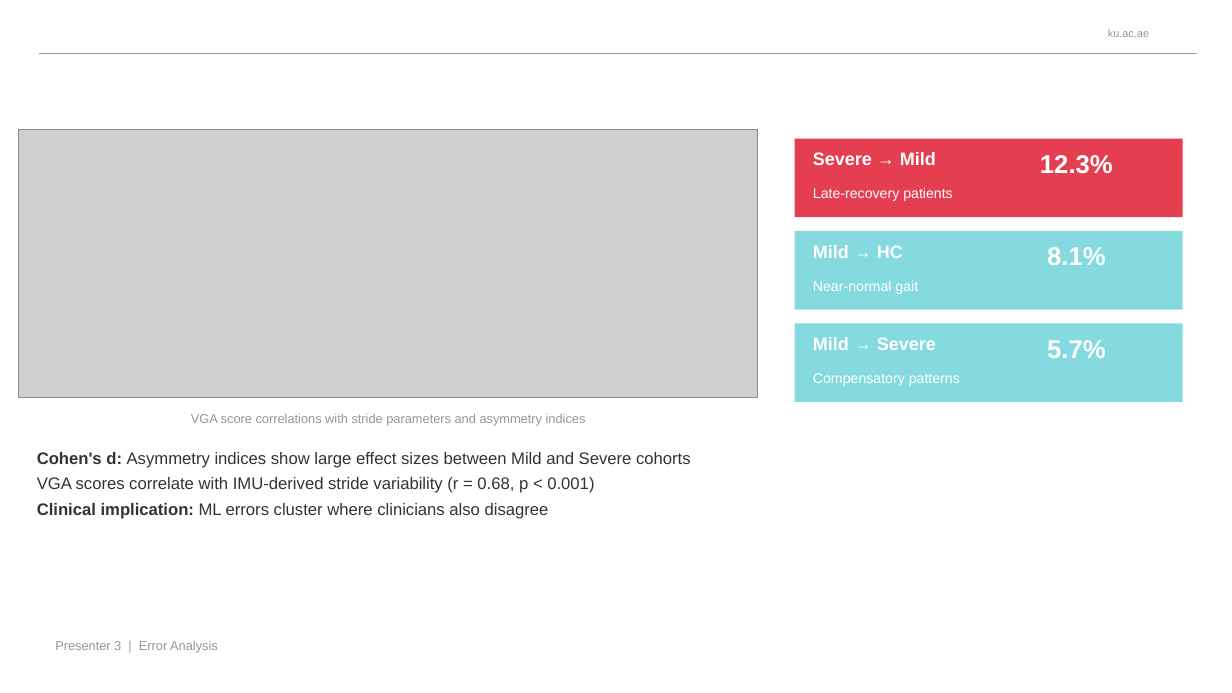
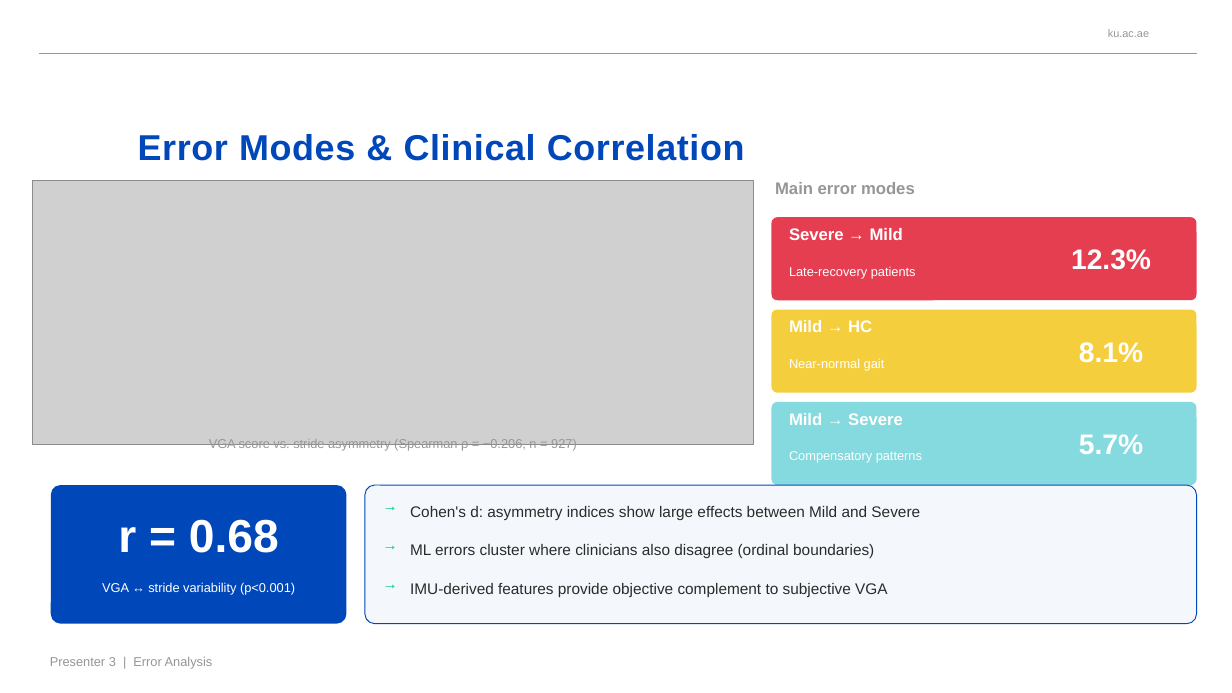
Before and after one commit to LukeLi97/BMED712, a slide deck: slide 10 of results/Final_Presentation_Track_A.pptx (slide 13 before the commit). Drawn at 1232x693 pixels with LibreOffice and Linux fonts; fonts in the diff are those of the drawing; grey boxes stand for pictures; background and template pictures are left out. Boxes give left, top, right and bottom in pixels: in the first picture for what was removed or moved away, otherwise in the second. Text is boxed around its words. In the diff, an @@ line names an element or a change of style, - is before the commit and + after.

```diff
--- a/results/Final_Presentation_Track_A.pptx
+++ b/results/Final_Presentation_Track_A.pptx
@@ rectangle removed at box(795, 139, 1183, 217) @@
@@ picture: place and size @@
-picture at box(18, 129, 758, 397)
+picture at box(32, 180, 753, 445)
@@ text added at box(775, 182, 915, 194), 13 pt, text #96969A, bold @@
+Main error modes
@@ rounded rectangle added at box(772, 217, 1197, 300), fill #E53E51 @@
@@ text "Severe → Mild": place and size @@
-text "Severe → Mild" at box(813, 152, 936, 165)
+text "Severe → Mild" at box(789, 228, 903, 240)
@@ rectangle removed at box(795, 231, 1183, 310) @@
@@ text "12.3%": place and size @@
-text "12.3%" at box(1040, 155, 1113, 174)
+text "12.3%" at box(1071, 249, 1151, 270)
@@ text "Late-recovery patients": place and size @@
-text "Late-recovery patients" at box(813, 188, 952, 201)
+text "Late-recovery patients" at box(789, 267, 916, 278)
@@ rounded rectangle added at box(772, 310, 1197, 393), fill #F5CE3E @@
@@ text "Mild → HC": place and size @@
-text "Mild → HC" at box(813, 245, 903, 258)
+text "Mild → HC" at box(789, 320, 872, 332)
@@ rectangle removed at box(795, 323, 1183, 402) @@
@@ text "8.1%": place and size @@
-text "8.1%" at box(1047, 247, 1106, 265)
+text "8.1%" at box(1079, 342, 1143, 363)
@@ text "Near-normal gait": place and size @@
-text "Near-normal gait" at box(813, 281, 918, 294)
+text "Near-normal gait" at box(789, 358, 885, 371)
@@ rounded rectangle added at box(772, 402, 1197, 485), fill #84DADE @@
@@ size 14 to 13 pt in 3 elements at box(789, 228, 903, 240), box(789, 320, 872, 332), box(789, 413, 903, 425) @@
@@ text "Mild → Severe": place and size @@
-text "Mild → Severe" at box(813, 337, 936, 350)
+text "Mild → Severe" at box(789, 413, 903, 425)
@@ size 20 to 22 pt; vertical alignment top to middle in 3 elements at box(1071, 249, 1151, 270), box(1079, 342, 1143, 363), box(1079, 434, 1143, 454) @@
@@ text "5.7%": place and size @@
-text "5.7%" at box(1047, 340, 1106, 358)
+text "5.7%" at box(1079, 434, 1143, 454)
@@ text at box(209, 439, 577, 451): text changed @@
-VGA score correlations with stride parameters and asymmetry indices
+VGA score vs. stride asymmetry (Spearman ρ = −0.206, n = 927)
@@ size 11 to 10 pt in 3 elements at box(789, 267, 916, 278), box(789, 358, 885, 371), box(789, 451, 922, 463) @@
@@ text "Compensatory patterns": place and size @@
-text "Compensatory patterns" at box(813, 373, 960, 386)
+text "Compensatory patterns" at box(789, 451, 922, 463)
@@ text removed at box(37, 452, 691, 519) @@
-Cohen's d: Asymmetry indices show large effect sizes between Mild and Severe cohorts
-VGA scores correlate with IMU-derived stride variability (r = 0.68, p < 0.001)
-Clinical implication: ML errors cluster where clinicians also disagree
@@ rounded rectangle added at box(51, 485, 347, 624), fill #0047BA @@
@@ rounded rectangle added at box(365, 485, 1197, 624), fill #F4F8FC, outline #0047BA 0.75 pt @@
@@ text added at box(379, 494, 402, 527), 12 pt, text #00CE7C, bold @@
+→
@@ text added at box(410, 506, 920, 520), 12 pt, text #2B2B2B @@
+Cohen's d: asymmetry indices show large effects between Mild and Severe
@@ text added at box(118, 519, 279, 553), 36 pt, text #FFFFFF, bold @@
+r = 0.68
@@ text added at box(379, 533, 402, 566), 12 pt, text #00CE7C, bold @@
+→
@@ text added at box(410, 544, 874, 558), 12 pt, text #2B2B2B @@
+ML errors cluster where clinicians also disagree (ordinal boundaries)
@@ text added at box(102, 582, 295, 595), 10 pt, text #FFFFFF @@
+VGA ↔ stride variability (p<0.001)
@@ text added at box(379, 572, 402, 604), 12 pt, text #00CE7C, bold @@
+→
@@ text added at box(410, 583, 887, 597), 12 pt, text #2B2B2B @@
+IMU-derived features provide objective complement to subjective VGA
@@ text "Presenter 3 | Error Analysis": place and size @@
-text "Presenter 3 | Error Analysis" at box(55, 641, 218, 653)
+text "Presenter 3 | Error Analysis" at box(50, 657, 213, 668)
```
Also in this commit, not shown: 13 other slides changed, 4 slides removed, 1 other file.
